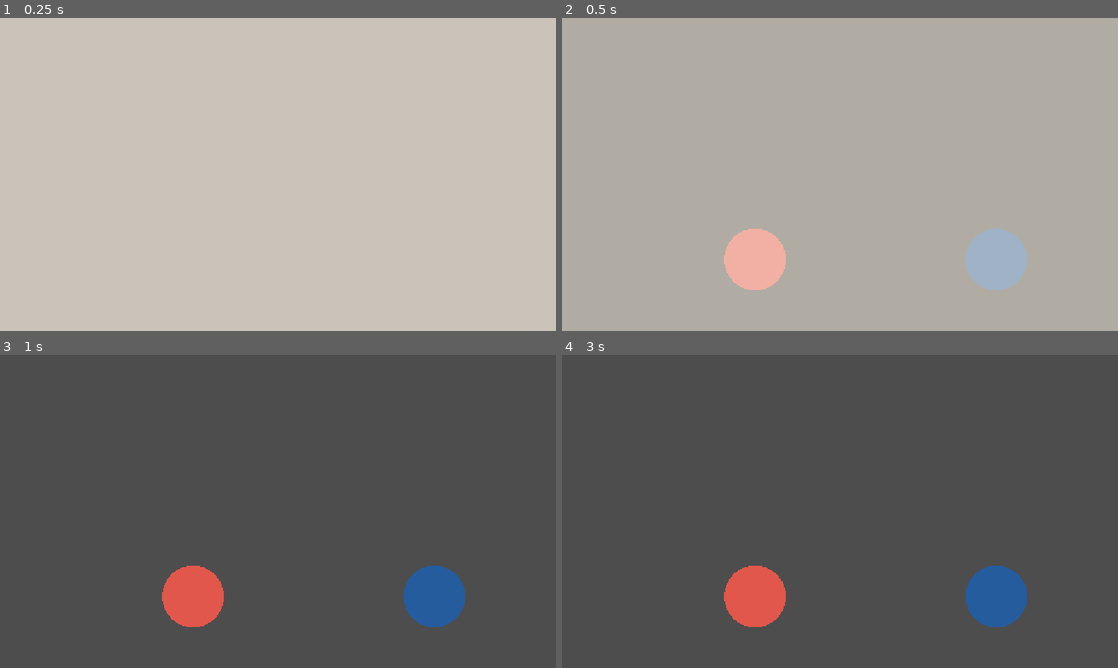
Above: before the commit, frames 1-4 (two rows, left to right).
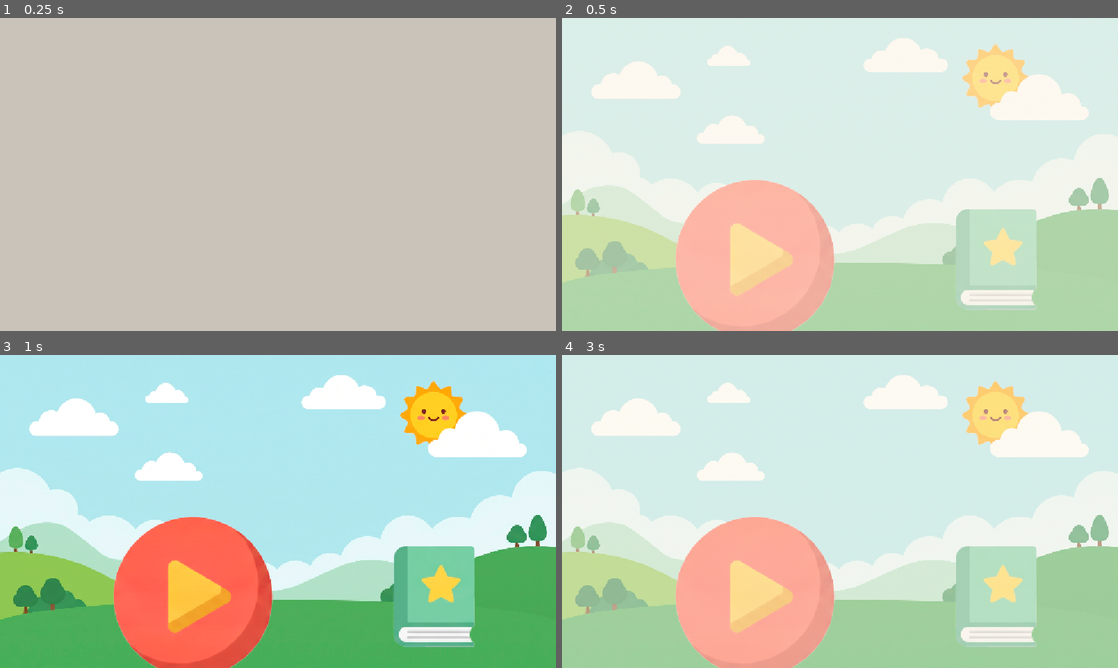
Above: after the commit, the same moments.

Repository: paulalegre/Kiwito
Game: Godot game, scene res://root.tscn
Two runs of this game, one before a commit and one after it. Both use one fixed random seed, a clock stepped at 60 frames per second and the inputs below.
Inputs (mouse positions are in pixels of both pictures, inside the frame that each line leads up to):
- Up to frame 1 (0.25 s): no input
- Up to frame 2 (0.5 s): no input
- Up to frame 3 (1 s): tap Enter at 0.5 s; drag from (194, 596) to (433, 596) at 0.52 s
- Up to frame 4 (3 s): tap Space at 1.25, 2.75 s; drag from (995, 596) to (756, 596) at 1.27 s; tap Enter at 2 s; move the mouse to (895, 442) at 2.02 s; tap Ctrl at 2.1 s; click (895, 442) at 2.17 s; drag from (812, 574) to (673, 464) at 2.77 s

Frame 1 is identical in both runs. In frame 2, 99% of the frame differs, in the area x 0-100%, y 0-100%; in frame 3, 100%; in frame 4, 100%.

Commit message:
feat: implement hub visual assets and replace procedural placeholders in main scenes

Diff:
--- a/features/hub_main/caja_de_globos.tscn
+++ b/features/hub_main/caja_de_globos.tscn
@@ -1,21 +1,17 @@
-[gd_scene load_steps=6 format=3]
+[gd_scene load_steps=5 format=3]
 
 [ext_resource type="Script" path="res://features/hub_main/caja_de_globos.gd" id="1_script"]
-[ext_resource type="Script" path="res://features/hub_main/placeholder_circle.gd" id="2_circle"]
 [ext_resource type="Script" path="res://shared/components/hitbox_component.gd" id="3_hitbox"]
-[ext_resource type="Resource" path="res://shared/global_assets/palette.tres" id="4_palette"]
+[ext_resource type="Texture2D" path="res://design/hub_main/hub_balloon_box.png" id="4_art"]
 
 [sub_resource type="CircleShape2D" id="CircleShape2D_hitbox"]
-radius = 83.2
+radius = 215.8
 
 [node name="CajaDeGlobos" type="Node2D"]
 script = ExtResource("1_script")
 
-[node name="PlaceholderCircle" type="Node2D" parent="."]
-script = ExtResource("2_circle")
-palette = ExtResource("4_palette")
-color_id = &"red_coral"
-radius = 64.0
+[node name="ArtSprite" type="Sprite2D" parent="."]
+texture = ExtResource("4_art")
 
 [node name="HitboxComponent" type="Area2D" parent="."]
 script = ExtResource("3_hitbox")
--- a/features/hub_main/hub_main.tscn
+++ b/features/hub_main/hub_main.tscn
@@ -1,11 +1,24 @@
-[gd_scene load_steps=4 format=3]
+[gd_scene load_steps=8 format=3]
 
 [ext_resource type="Script" path="res://features/hub_main/hub_main.gd" id="1_script"]
 [ext_resource type="PackedScene" path="res://features/hub_main/caja_de_globos.tscn" id="2_caja"]
 [ext_resource type="PackedScene" path="res://features/hub_main/libro_magico.tscn" id="3_libro"]
+[ext_resource type="Script" path="res://shared/components/palette_background_rect.gd" id="4_bgscript"]
+[ext_resource type="Resource" path="res://shared/global_assets/palette.tres" id="5_palette"]
+[ext_resource type="Texture2D" path="res://design/hub_main/hub_bg.png" id="6_bgtex"]
+[ext_resource type="Script" path="res://shared/components/cover_sprite.gd" id="7_cover"]
 
 [node name="HubMain" type="Node2D"]
 script = ExtResource("1_script")
+
+[node name="BackgroundBase" type="Node2D" parent="."]
+script = ExtResource("4_bgscript")
+palette = ExtResource("5_palette")
+color_id = &"cream_fade"
+
+[node name="Background" type="Sprite2D" parent="."]
+texture = ExtResource("6_bgtex")
+script = ExtResource("7_cover")
 
 [node name="CajaDeGlobos" parent="." instance=ExtResource("2_caja")]
 position = Vector2(400, 500)
--- a/features/hub_main/libro_magico.tscn
+++ b/features/hub_main/libro_magico.tscn
@@ -1,21 +1,17 @@
-[gd_scene load_steps=6 format=3]
+[gd_scene load_steps=5 format=3]
 
 [ext_resource type="Script" path="res://features/hub_main/libro_magico.gd" id="1_script"]
-[ext_resource type="Script" path="res://features/hub_main/placeholder_circle.gd" id="2_circle"]
 [ext_resource type="Script" path="res://shared/components/hitbox_component.gd" id="3_hitbox"]
-[ext_resource type="Resource" path="res://shared/global_assets/palette.tres" id="4_palette"]
+[ext_resource type="Texture2D" path="res://design/hub_main/hub_magic_book.png" id="4_art"]
 
 [sub_resource type="CircleShape2D" id="CircleShape2D_hitbox"]
-radius = 83.2
+radius = 136.5
 
 [node name="LibroMagico" type="Node2D"]
 script = ExtResource("1_script")
 
-[node name="PlaceholderCircle" type="Node2D" parent="."]
-script = ExtResource("2_circle")
-palette = ExtResource("4_palette")
-color_id = &"blue_oceano"
-radius = 64.0
+[node name="ArtSprite" type="Sprite2D" parent="."]
+texture = ExtResource("4_art")
 
 [node name="HitboxComponent" type="Area2D" parent="."]
 script = ExtResource("3_hitbox")
--- /dev/null
+++ b/shared/components/cover_sprite.gd
@@ -0,0 +1,25 @@
+class_name CoverSprite
+extends Sprite2D
+
+## Escala un Sprite2D en modo "cover"/"aspect fill" (equivalente a
+## `background-size: cover`): cubre el 100% del área revelada por
+## `stretch/aspect = expand` (Core_Architecture.md §0) en cualquier aspect
+## ratio de tablet, recortando el sobrante en el eje que excede, sin dejar
+## nunca un borde sin cubrir. Recalcula en cada resize porque `expand` no
+## crece simétrico desde el centro del lienzo de diseño: ancla (0,0) arriba-
+## izquierda y agrega el área extra abajo/derecha, así que el centro real del
+## viewport se mueve con el aspect ratio y no puede asumirse fijo.
+
+func _ready() -> void:
+	centered = true
+	get_viewport().size_changed.connect(_update_cover)
+	_update_cover()
+
+func _update_cover() -> void:
+	if texture == null:
+		return
+	var viewport_size: Vector2 = get_viewport_rect().size
+	var tex_size: Vector2 = texture.get_size()
+	var cover_scale: float = max(viewport_size.x / tex_size.x, viewport_size.y / tex_size.y)
+	scale = Vector2(cover_scale, cover_scale)
+	position = viewport_size / 2.0
--- /dev/null
+++ b/shared/components/palette_background_rect.gd
@@ -0,0 +1,30 @@
+class_name PaletteBackgroundRect
+extends Node2D
+
+## Capa de color sólido a pantalla completa, resuelta desde `Palette` (nunca un
+## literal hex). Cubre siempre el área revelada por
+## `stretch/aspect = expand` (Core_Architecture.md §0) en cualquier aspect
+## ratio de tablet, sin necesitar un `Sprite2D`/`ColorRect` dimensionado a
+## mano. Es un `Node2D`, no un `Control`, para no interferir con la
+## detección de toques por `Area2D` de los `HitboxComponent` de la escena.
+
+@export var palette: Palette
+@export var color_id: StringName = &""
+
+const MARGIN: float = 400.0
+
+func _ready() -> void:
+	get_viewport().size_changed.connect(queue_redraw)
+	queue_redraw()
+
+func _draw() -> void:
+	if palette == null:
+		return
+	var viewport_size: Vector2 = get_viewport_rect().size
+	var rect: Rect2 = Rect2(
+		-MARGIN,
+		-MARGIN,
+		viewport_size.x + MARGIN * 2.0,
+		viewport_size.y + MARGIN * 2.0
+	)
+	draw_rect(rect, palette.get_color(color_id))
Binary file added: design/hub_main/hub_balloon_box.png
Not shown, added: design/hub_main/hub_balloon_box.png.import
Binary file added: design/hub_main/hub_bg.png
Not shown, added: design/hub_main/hub_bg.png.import
Binary file added: design/hub_main/hub_magic_book.png
Not shown, added: design/hub_main/hub_magic_book.png.import
Not shown, added: openspec/changes/archive/2026-07-31-wire-hub-main-art-assets/.openspec.yaml
Not shown, added: openspec/changes/fix-viewport-base-canvas/.openspec.yaml
Not shown, added: shared/components/cover_sprite.gd.uid
Not shown, added: shared/components/palette_background_rect.gd.uid
Not shown, changed: CLAUDE.md
Not shown, changed: design/Assets_Pendientes.md
(and 9 more such lines)
